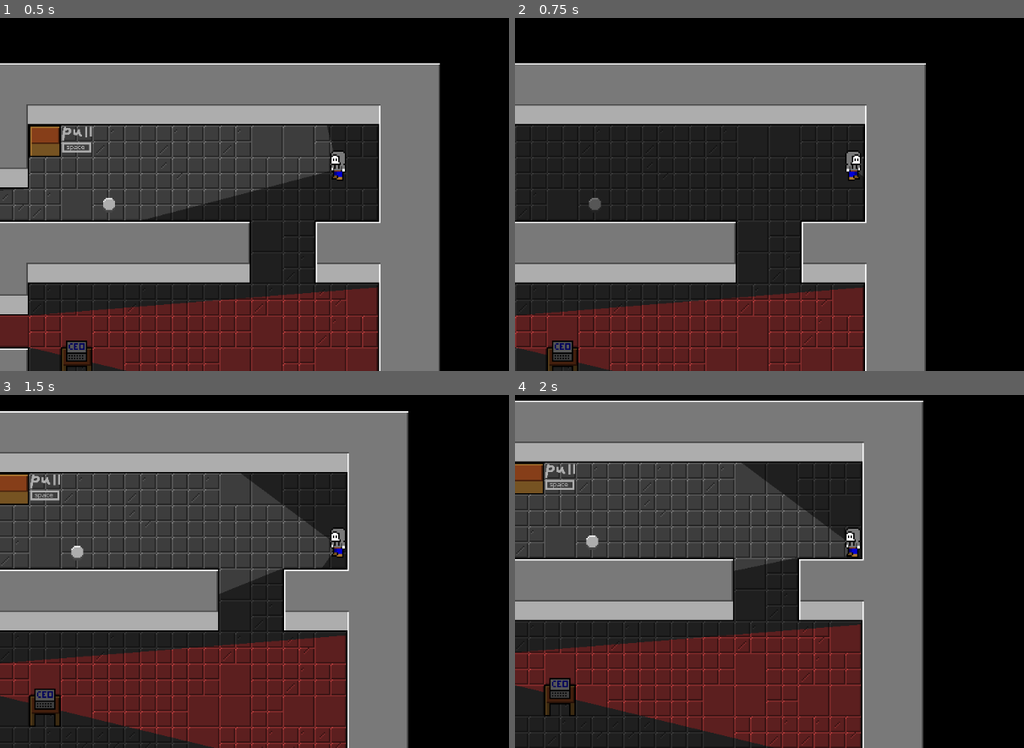
Above: before the commit, frames 1-4 (two rows, left to right).
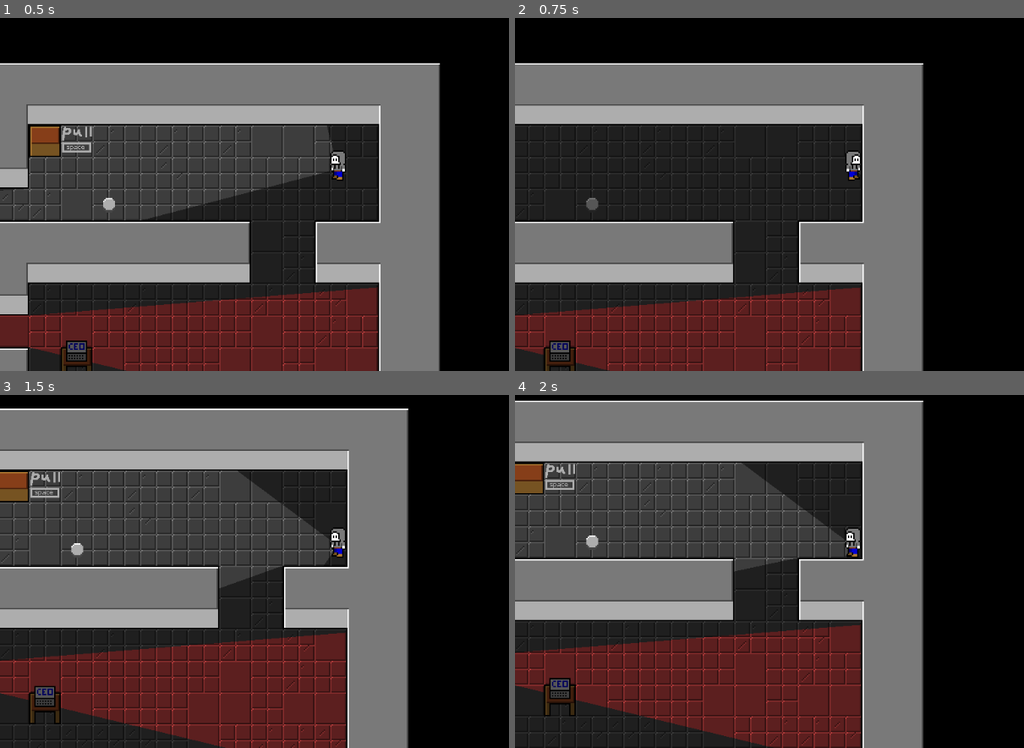
Above: after the commit, the same moments.

Repository: Astavie/Time-Hack
Game: Godot game, scene res://scenes/Level1.tscn
Two runs of this game, one before a commit and one after it. Both use one fixed random seed, a clock stepped at 60 frames per second and the inputs below.
Inputs (mouse positions are in pixels of both pictures, inside the frame that each line leads up to):
- Up to frame 1 (0.5 s): no input
- Up to frame 2 (0.75 s): tap Enter at 0.5 s; move the mouse to (1003, 152) at 0.52 s; hold D (move_right) from 0.53 s (still down); hold Space (pull) from 0.53 s (still down); click (1003, 152) at 0.67 s
- Up to frame 3 (1.5 s): move the mouse to (203, 567) at 1.27 s; release D (move_right) at 1.28 s; release Space (pull) at 1.28 s; hold S (move_down) from 1.28 s (still down); tap Space (pull) at 1.35 s
- Up to frame 4 (2 s): keep holding S (move_down)

Frame 1 is identical in both runs. In frame 2, 5.2% of the frame differs, in the area x 0-81%, y 12-100%; in frame 3, 13%, in the area x 0-81%, y 3-100%; in frame 4, less than 0.1%.

Commit message:
Player is a KinematicBody2D again'

Diff:
--- a/scenes/Level1.tscn
+++ b/scenes/Level1.tscn
@@ -1,10 +1,11 @@
-[gd_scene load_steps=24 format=2]
+[gd_scene load_steps=25 format=2]
 
 [ext_resource path="res://assets/tileset.tres" type="TileSet" id=1]
 [ext_resource path="res://script/Root.gd" type="Script" id=2]
 [ext_resource path="res://scenes/Button.tscn" type="PackedScene" id=3]
 [ext_resource path="res://assets/hidden_material.tres" type="Material" id=4]
 [ext_resource path="res://scenes/Global.tscn" type="PackedScene" id=5]
+[ext_resource path="res://script/Player.gd" type="Script" id=6]
 [ext_resource path="res://assets/background_material.tres" type="Material" id=7]
 [ext_resource path="res://scenes/Box.tscn" type="PackedScene" id=8]
 [ext_resource path="res://scenes/Player.tscn" type="PackedScene" id=9]
@@ -140,11 +141,11 @@
 position = Vector2( 0, 24 )
 shape = SubResource( 10 )
 
-[node name="Player" parent="." instance=ExtResource( 9 )]
-use_parent_material = false
+[node name="Player" type="KinematicBody2D" parent="." instance=ExtResource( 9 )]
 position = Vector2( 660, 216 )
 collision_layer = 7
 collision_mask = 7
+script = ExtResource( 6 )
 
 [node name="CCTV" parent="." instance=ExtResource( 10 )]
 position = Vector2( 24, 456 )
--- a/scenes/Player.tscn
+++ b/scenes/Player.tscn
@@ -40,13 +40,10 @@
 [sub_resource type="RectangleShape2D" id=7]
 extents = Vector2( 12, 12 )
 
-[node name="Player" type="RigidBody2D"]
-use_parent_material = true
+[node name="Player" type="KinematicBody2D"]
 position = Vector2( 170.735, 454.29 )
 collision_layer = 3
 collision_mask = 3
-mode = 2
-gravity_scale = 0.0
 script = ExtResource( 1 )
 
 [node name="AnimatedSprite" type="AnimatedSprite" parent="."]
@@ -56,6 +53,7 @@
 scale = Vector2( 2, 2 )
 frames = SubResource( 6 )
 animation = "run"
+frame = 2
 playing = true
 
 [node name="Light" parent="." instance=ExtResource( 3 )]
--- a/script/Player.gd
+++ b/script/Player.gd
@@ -1,4 +1,4 @@
-extends "res://script/Movable.gd"
+extends KinematicBody2D
 
 const MOVEMENT_SPEED = 240;
 var move_angle = 0;
@@ -10,11 +10,6 @@
 func _physics_process(delta):
 	if get_parent().mode == 1:
 		return;
-
-	if linear_velocity.length_squared() < 0.1:
-		get_node("AnimatedSprite").animation = "idle";
-	else:
-		get_node("AnimatedSprite").animation = "run";
 
 	# MOVE
 	if !get_parent().transition:
@@ -44,14 +39,33 @@
 			dir += Vector2(1, 0);
 
 		dir = dir.normalized();
-		linear_velocity = dir * MOVEMENT_SPEED;
-		if pulling != null:
-			linear_velocity /= 2;
-			pulling.velocity = linear_velocity;
+		if dir == Vector2.ZERO:
+			get_node("AnimatedSprite").animation = "idle";
+		else:
+			var factor = 1;
+			if pulling != null:
+				factor = 0.5;
 
-		get_node("Camera2D").align();
+			var anim = "idle";
+
+			var velocity = move_and_slide(dir * MOVEMENT_SPEED * factor, Vector2.ZERO, false, 4, PI/4, false);
+			if velocity.length_squared() > 0:
+				anim = "run";
+
+			for index in get_slide_count():
+				var collision = get_slide_collision(index);
+				if collision.collider is RigidBody2D:
+					var collider = collision.collider;
+					collider.velocity = dir * MOVEMENT_SPEED / 2;
+					anim = "run";
+
+			get_node("AnimatedSprite").animation = anim;
+
+			if pulling != null:
+				pulling.velocity = dir * MOVEMENT_SPEED / 2;
+
+			get_node("Camera2D").align();
 	else:
-		linear_velocity = Vector2.ZERO;
 		get_node("AnimatedSprite").animation = "idle";
 
 	# LOOK
@@ -61,11 +75,22 @@
 	get_node("AnimatedSprite").flip_h = abs(angle) > PI / 2;
 
 # Movable
+
+var movement = [];
+var initial;
+
+func _ready():
+	get_owner().trackable.push_back(self);
+	initial = [is_flipped(), get_position()];
+
 func is_flipped():
 	return get_node("AnimatedSprite").flip_h;
 
 func reset():
-	.reset();
+	if (get_owner().mode == 0):
+		movement = [];
+	rewind_position(initial[1], initial[0]);
+
 	get_node("AnimatedSprite").animation = "idle";
 	get_node("Light").visible = get_owner().mode == 0;
 	if get_owner().mode == 0:
@@ -84,6 +109,9 @@
 	set_position(vec);
 	get_node("Camera2D").align();
 
+func record():
+	movement.push_back([is_flipped(), get_position()]);
+
 func rewind(frame):
 	if frame < movement.size():
 		var thing = movement[frame];
